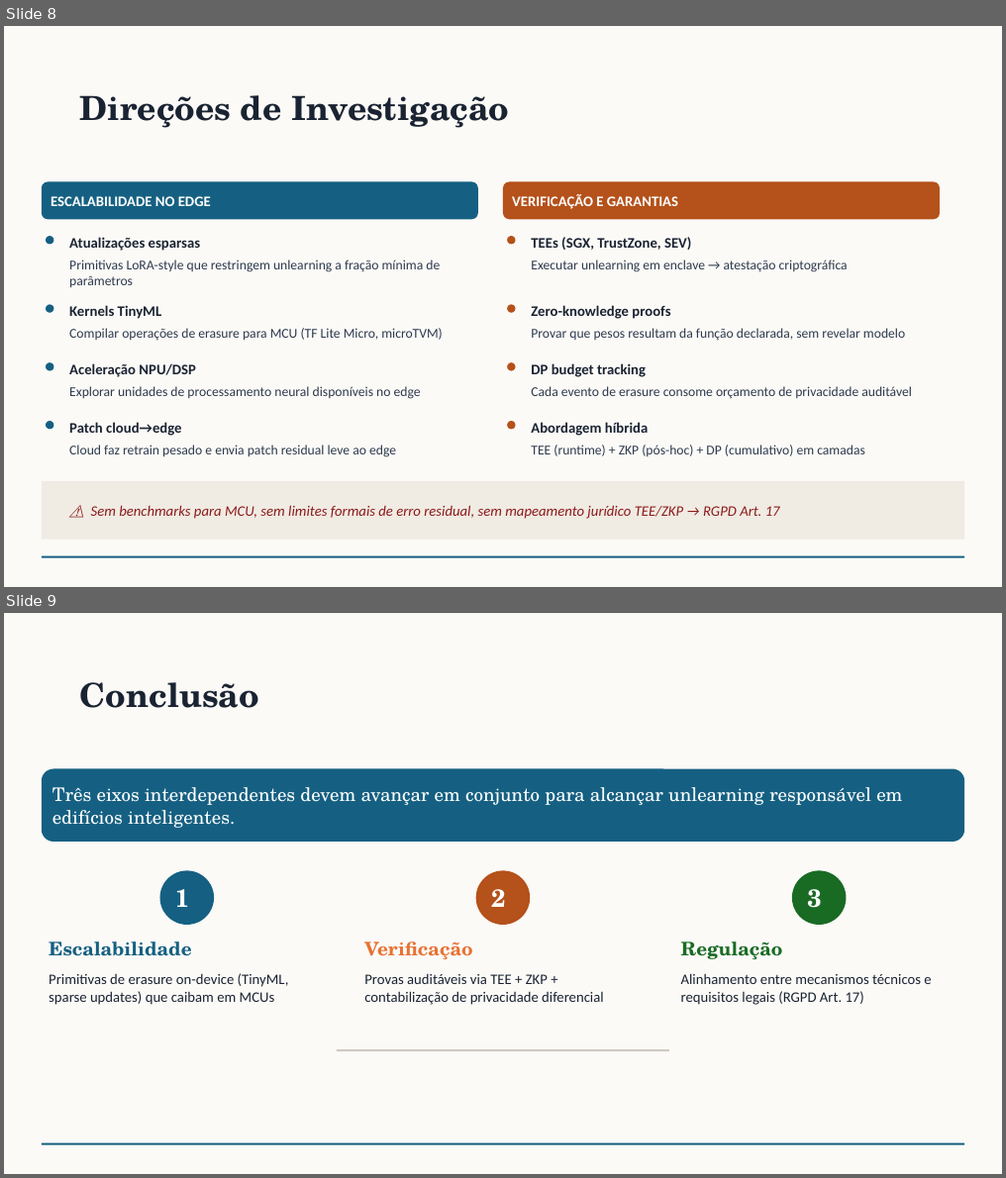
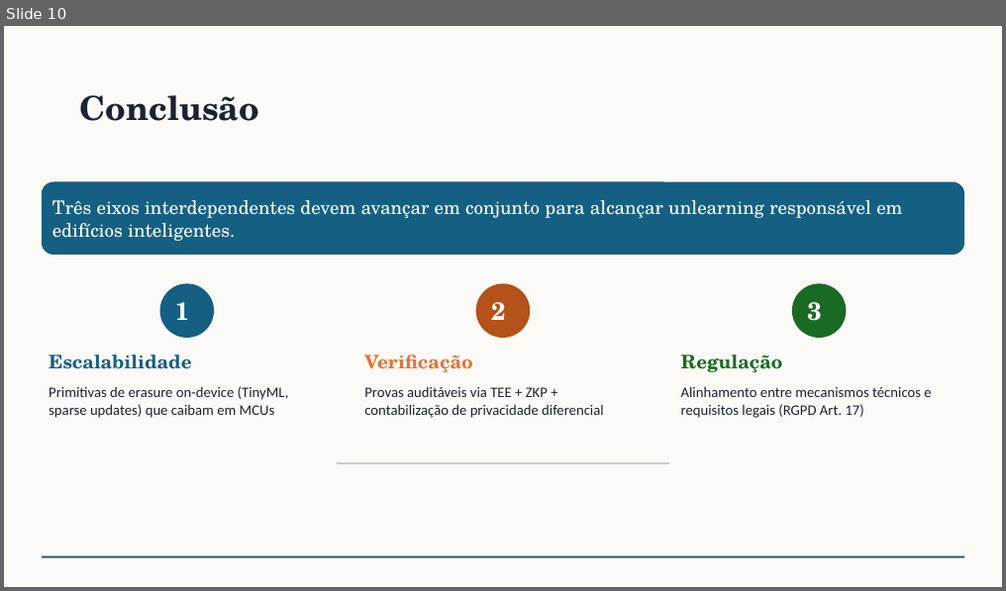
Before and after one commit to rafaeldpsilva/sa4cps-vault, a slide deck: Entregas PhD/machine-unlearning.pptx. Shown one above the other, each under a label of ours: slides 8 and 9 before the commit, slide 10 after it. The pictures are 1006x1178 and 1006x591 pixels, drawn with LibreOffice and Linux fonts; fonts in the diff are those of the drawing. Boxes give left, top, right and bottom in pixels: in the first picture for what was removed or moved away, otherwise in the second. Text is boxed around its words. In the diff, an @@ line names an element or a change of style, - is before the commit and + after.

```diff
--- a/Entregas PhD/machine-unlearning.pptx
+++ b/Entregas PhD/machine-unlearning.pptx
@@ slide 8 removed at box(4, 26, 1002, 587), background #FBFAF7; not listed: 1 template element that a slide beside it also shows @@
@@ title removed at box(80, 95, 509, 128) @@
-Direções de Investigação
@@ rounded rectangle removed at box(42, 181, 478, 219) @@
-ESCALABILIDADE NO EDGE
@@ rounded rectangle removed at box(503, 181, 940, 219) @@
-VERIFICAÇÃO E GARANTIAS
@@ ellipse removed at box(46, 236, 54, 245) @@
@@ text removed at box(69, 237, 200, 251) @@
-Atualizações esparsas
@@ text removed at box(69, 260, 440, 288) @@
-Primitivas LoRA-style que restringem unlearning a fração mínima de parâmetros
@@ ellipse removed at box(507, 236, 515, 245) @@
@@ text removed at box(531, 237, 691, 250) @@
-TEEs (SGX, TrustZone, SEV)
@@ text removed at box(531, 260, 847, 273) @@
-Executar unlearning em enclave → atestação criptográfica
@@ ellipse removed at box(46, 304, 54, 313) @@
@@ text removed at box(69, 305, 162, 319) @@
-Kernels TinyML
@@ ellipse removed at box(507, 304, 515, 313) @@
@@ text removed at box(531, 305, 670, 319) @@
-Zero-knowledge proofs
@@ text removed at box(69, 328, 443, 341) @@
-Compilar operações de erasure para MCU (TF Lite Micro, microTVM)
@@ text removed at box(531, 328, 905, 341) @@
-Provar que pesos resultam da função declarada, sem revelar modelo
@@ ellipse removed at box(46, 363, 54, 372) @@
@@ text removed at box(69, 364, 196, 377) @@
-Aceleração NPU/DSP
@@ ellipse removed at box(507, 363, 515, 372) @@
@@ text removed at box(531, 364, 646, 377) @@
-DP budget tracking
@@ text removed at box(69, 386, 421, 399) @@
-Explorar unidades de processamento neural disponíveis no edge
@@ text removed at box(531, 386, 912, 399) @@
-Cada evento de erasure consome orçamento de privacidade auditável
@@ ellipse removed at box(46, 421, 54, 430) @@
@@ text removed at box(69, 422, 181, 436) @@
-Patch cloud→edge
@@ ellipse removed at box(507, 421, 515, 430) @@
@@ text removed at box(531, 422, 648, 436) @@
-Abordagem híbrida
@@ text removed at box(69, 445, 396, 458) @@
-Cloud faz retrain pesado e envia patch residual leve ao edge
@@ text removed at box(531, 445, 865, 457) @@
-TEE (runtime) + ZKP (pós-hoc) + DP (cumulativo) em camadas
@@ rectangle removed at box(42, 481, 964, 540) @@
@@ text removed at box(91, 505, 780, 519) @@
-⚠ Sem benchmarks para MCU, sem limites formais de erro residual, sem mapeamento jurídico TEE/ZKP → RGPD Art. 17
@@ what was slide 9 is now slide 10 @@
```
Also in this commit, not shown: 4 slides changed, 5 slides added, 3 other slides removed.
